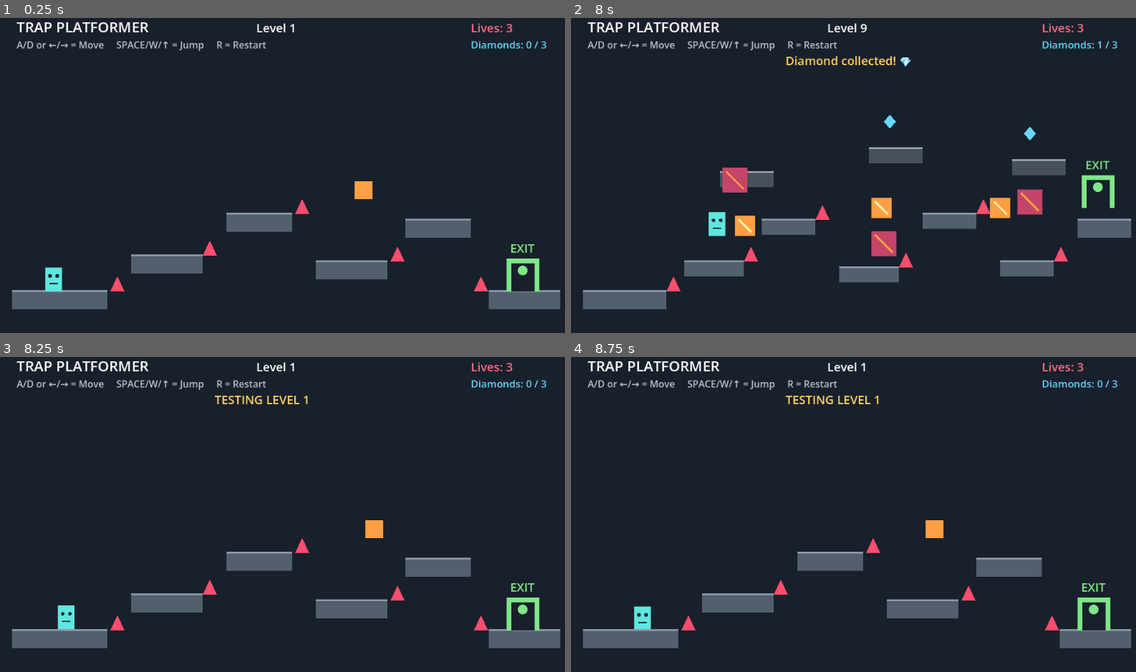
Above: before the commit, frames 1-4 (two rows, left to right).
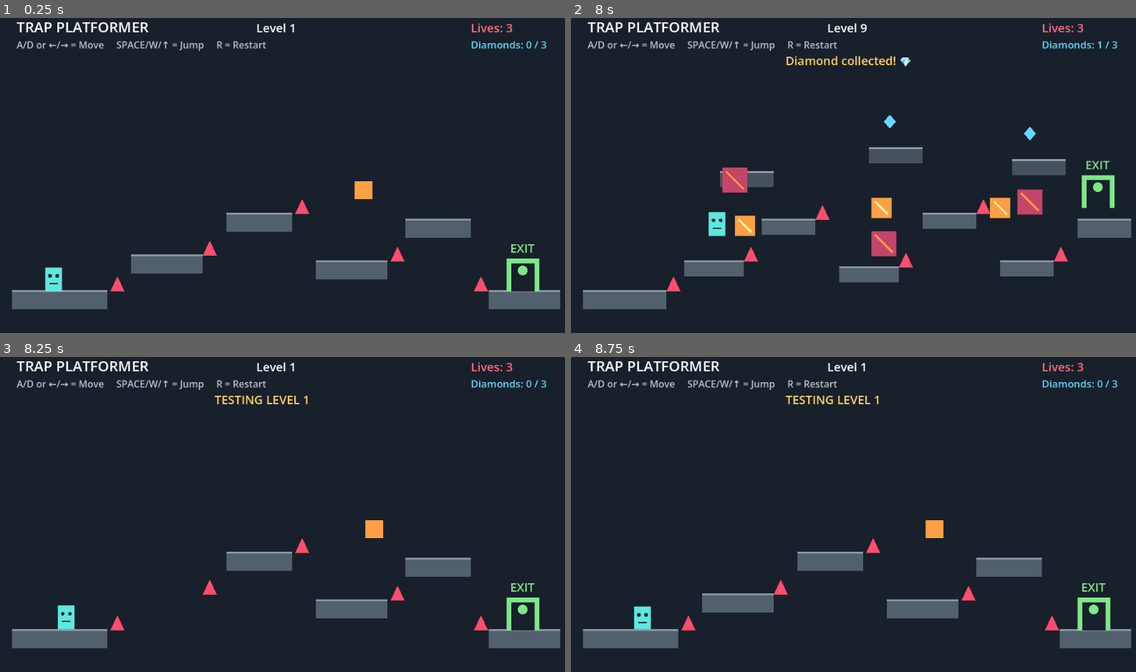
Above: after the commit, the same moments.

Repository: HimaBindhu-j/trap-platformer
Game: Godot game, scene res://Main.tscn
Two runs of this game, one before a commit and one after it. Both use one fixed random seed, a clock stepped at 60 frames per second and the inputs below.
Inputs:
- Up to frame 1 (0.25 s): no input
- Up to frame 2 (8 s): tap Enter at 0.5 s; hold 1 0.53-1.28 s; hold D (move_right) 0.53-2.03 s; tap Space (jump) at 0.77, 1.52, 3.02, 3.77, 4.52, 6.02, 6.77, 7.52 s; tap 2 at 1.35 s; hold A (move_left) 2.03-2.78 s; hold 3 2.03-2.78 s; hold D (move_right) 2.78-4.28 s; tap 4 at 2.85 s; hold 5 3.53-4.28 s; hold A (move_left) 4.28-5.03 s; tap 6 at 4.35 s; hold D (move_right) 5.03-5.78 s; hold 7 5.03-5.78 s; hold A (move_left) 5.78-7.28 s; tap 8 at 5.85 s; hold 9 6.53-7.28 s; hold D (move_right) from 7.28 s (still down); tap 0 at 7.35 s
- Up to frame 3 (8.25 s): keep holding D (move_right); hold 1 from 8.03 s (still down)
- Up to frame 4 (8.75 s): keep holding D (move_right); keep holding 1

Frames 1-2 are identical in both runs. In frame 3, 0.8% of the frame differs, in the area x 23-36%, y 75-82%; in frame 4, nothing differs.

Commit message:
Add disappearing platform trap

Diff:
--- a/trap_platformer/Level.gd
+++ b/trap_platformer/Level.gd
@@ -17,6 +17,9 @@
 	Vector2(795, 470)
 ]
 
+# Platform bodies
+var platform_bodies: Array[StaticBody2D] = []
+
 # Horizontal moving trap
 var moving_trap: Area2D
 var moving_trap_start_x := 610.0
@@ -25,13 +28,22 @@
 var moving_trap_direction := 1.0
 var trap_activated := false
 
+# Disappearing platform
+var disappearing_platform_index := 1
+var disappearing_trigger: Area2D
+var disappearing_platform_active := true
+
+# Exit
 var exit_area: Area2D
 var exit_enabled := false
 
 
 func _ready():
 
-	# Create invisible trigger
+	# =========================
+	# Invisible trigger
+	# =========================
+
 	var trigger := preload("res://Trigger.gd").new()
 
 	trigger.position = Vector2(300, 430)
@@ -41,28 +53,57 @@
 	trigger.triggered.connect(_on_level_triggered)
 
 
+	# =========================
 	# Create platforms
-	for p in platforms:
+	# =========================
+
+	for i in range(platforms.size()):
+
+		var p = platforms[i]
+
 		var body := StaticBody2D.new()
 		var shape := CollisionShape2D.new()
 		var rect := RectangleShape2D.new()
 
 		rect.size = p.size
 		shape.shape = rect
+
 		body.position = p.position + p.size / 2.0
 
 		body.add_child(shape)
 		add_child(body)
 
-
+		platform_bodies.append(body)
+
+
+	# =========================
+	# Disappearing platform trigger
+	# =========================
+
+	disappearing_trigger = preload("res://Trigger.gd").new()
+
+	disappearing_trigger.position = Vector2(280, 350)
+
+	add_child(disappearing_trigger)
+
+	disappearing_trigger.triggered.connect(
+		_on_disappearing_platform_triggered
+	)
+
+
+	# =========================
 	# Create spikes
+	# =========================
+
 	for s in spikes:
+
 		var spike := Area2D.new()
 		var shape := CollisionShape2D.new()
 		var rect := RectangleShape2D.new()
 
 		rect.size = Vector2(24, 25)
 		shape.shape = rect
+
 		spike.position = s + Vector2(12, -12)
 		spike.monitoring = true
 
@@ -72,7 +113,10 @@
 		spike.body_entered.connect(_on_spike_body_entered)
 
 
+	# =========================
 	# Create horizontal moving trap
+	# =========================
+
 	moving_trap = Area2D.new()
 
 	var trap_shape := CollisionShape2D.new()
@@ -87,10 +131,15 @@
 	moving_trap.add_child(trap_shape)
 	add_child(moving_trap)
 
-	moving_trap.body_entered.connect(_on_moving_trap_body_entered)
-
-
+	moving_trap.body_entered.connect(
+		_on_moving_trap_body_entered
+	)
+
+
+	# =========================
 	# Create exit
+	# =========================
+
 	exit_area = Area2D.new()
 
 	var exit_shape := CollisionShape2D.new()
@@ -105,7 +154,9 @@
 	exit_area.add_child(exit_shape)
 	add_child(exit_area)
 
-	exit_area.body_entered.connect(_on_exit_body_entered)
+	exit_area.body_entered.connect(
+		_on_exit_body_entered
+	)
 
 	queue_redraw()
 
@@ -117,6 +168,7 @@
 	if moving_trap == null:
 		return
 
+	# Moving trap starts only after first trigger
 	if not trap_activated:
 		return
 
@@ -130,11 +182,16 @@
 
 	# Right limit
 	if moving_trap.position.x >= moving_trap_start_x + moving_trap_range:
-		moving_trap.position.x = moving_trap_start_x + moving_trap_range
+
+		moving_trap.position.x = (
+			moving_trap_start_x + moving_trap_range
+		)
+
 		moving_trap_direction = -1.0
 
 	# Left limit
 	elif moving_trap.position.x <= moving_trap_start_x:
+
 		moving_trap.position.x = moving_trap_start_x
 		moving_trap_direction = 1.0
 
@@ -151,11 +208,45 @@
 		exit_area.monitoring = true
 
 
+# =========================
+# First invisible trigger
+# =========================
+
 func _on_level_triggered(player):
 
 	print("INVISIBLE TRIGGER ACTIVATED!")
+
 	trap_activated = true
 
+
+# =========================
+# Disappearing platform trigger
+# =========================
+
+func _on_disappearing_platform_triggered(player):
+
+	print("DISAPPEARING PLATFORM ACTIVATED!")
+
+	if not disappearing_platform_active:
+		return
+
+	disappearing_platform_active = false
+
+	await get_tree().create_timer(0.3).timeout
+
+	if disappearing_platform_index < platform_bodies.size():
+
+		var platform = platform_bodies[disappearing_platform_index]
+
+		if is_instance_valid(platform):
+			platform.queue_free()
+
+	queue_redraw()
+
+
+# =========================
+# Spike collision
+# =========================
 
 func _on_spike_body_entered(body):
 
@@ -163,22 +254,42 @@
 		get_parent().kill_player()
 
 
+# =========================
+# Moving trap collision
+# =========================
+
 func _on_moving_trap_body_entered(body):
 
 	if body.name == "Player":
 		get_parent().kill_player()
 
 
+# =========================
+# Exit collision
+# =========================
+
 func _on_exit_body_entered(body):
 
 	if body.name == "Player" and exit_enabled:
 		get_parent().win_level()
 
 
+# =========================
+# Draw everything
+# =========================
+
 func _draw():
 
 	# Platforms
-	for p in platforms:
+	for i in range(platforms.size()):
+
+		# Don't draw disappearing platform after it disappears
+		if i == disappearing_platform_index:
+			if not disappearing_platform_active:
+				continue
+
+		var p = platforms[i]
+
 		draw_rect(
 			p,
 			Color("#52606d")
@@ -194,6 +305,7 @@
 
 	# Spikes
 	for s in spikes:
+
 		var pts = PackedVector2Array([
 			s,
 			s + Vector2(12, -25),
@@ -208,6 +320,7 @@
 
 	# Horizontal moving trap
 	if moving_trap != null:
+
 		draw_rect(
 			Rect2(
 				moving_trap.position - Vector2(15, 15),
